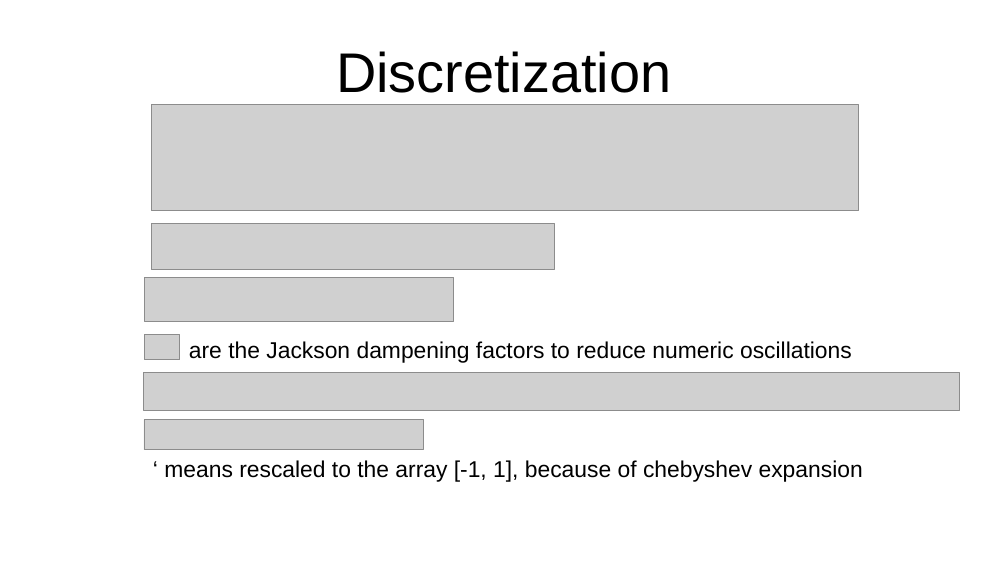
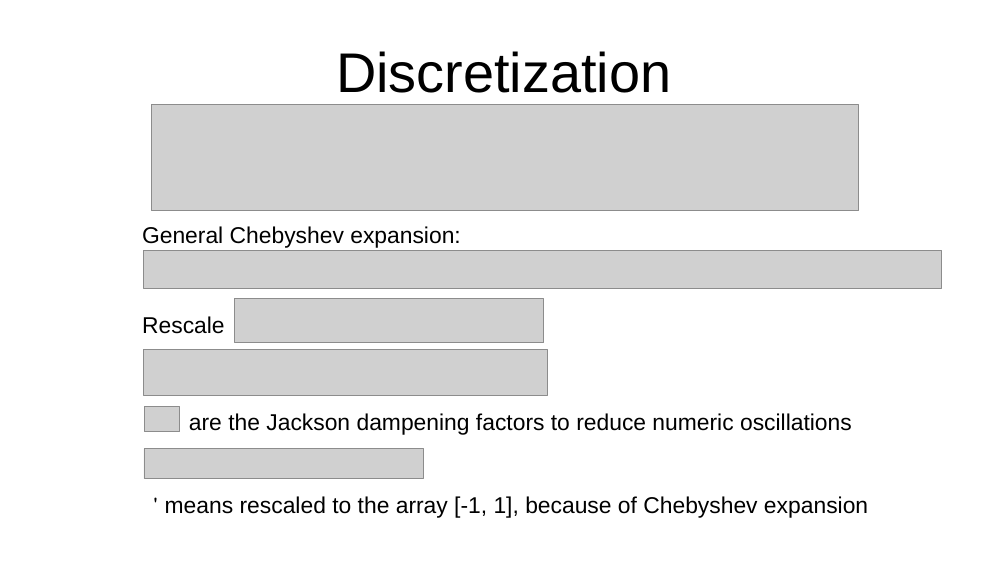
Before and after one commit to grafrap/Bachelor-Arbeit, a slide deck: slide 7 of presentation/Midpresentation.odp (slide 6 before the commit). Drawn at 1008x567 pixels with LibreOffice and Linux fonts; fonts in the diff are those of the drawing; grey boxes stand for pictures. Boxes give left, top, right and bottom in pixels: in the first picture for what was removed or moved away, otherwise in the second. Text is boxed around its words. In the diff, an @@ line names an element or a change of style, - is before the commit and + after.

```diff
--- a/presentation/Midpresentation.odp
+++ b/presentation/Midpresentation.odp
@@ text added at bbox=[142, 226, 461, 248], 18 pt, text #000000 @@
+General Chebyshev expansion:
@@ picture: place and size @@
-picture at bbox=[144, 373, 960, 412]
+picture at bbox=[144, 251, 941, 289]
@@ picture: place and size @@
-picture at bbox=[145, 277, 454, 321]
+picture at bbox=[235, 299, 544, 343]
@@ text added at bbox=[142, 316, 225, 334], 18 pt, text #000000 @@
+Rescale
@@ picture: place and size @@
-picture at bbox=[151, 223, 554, 270]
+picture at bbox=[144, 349, 547, 396]
@@ picture: place and size @@
-picture at bbox=[145, 335, 180, 360]
+picture at bbox=[145, 407, 180, 433]
@@ text "are the Jackson dampening factors ...": place and size @@
-text "are the Jackson dampening factors ..." at bbox=[189, 341, 852, 363]
+text "are the Jackson dampening factors ..." at bbox=[189, 413, 852, 435]
@@ picture: place and size @@
-picture at bbox=[144, 420, 423, 450]
+picture at bbox=[144, 449, 423, 479]
@@ text at bbox=[165, 496, 868, 518]: text changed @@
-‘ means rescaled to the array [-1, 1], because of chebyshev expansion
+' means rescaled to the array [-1, 1], because of Chebyshev expansion
```
Also in this commit, not shown: 5 other slides changed, 1 slide added, 3 other files.
